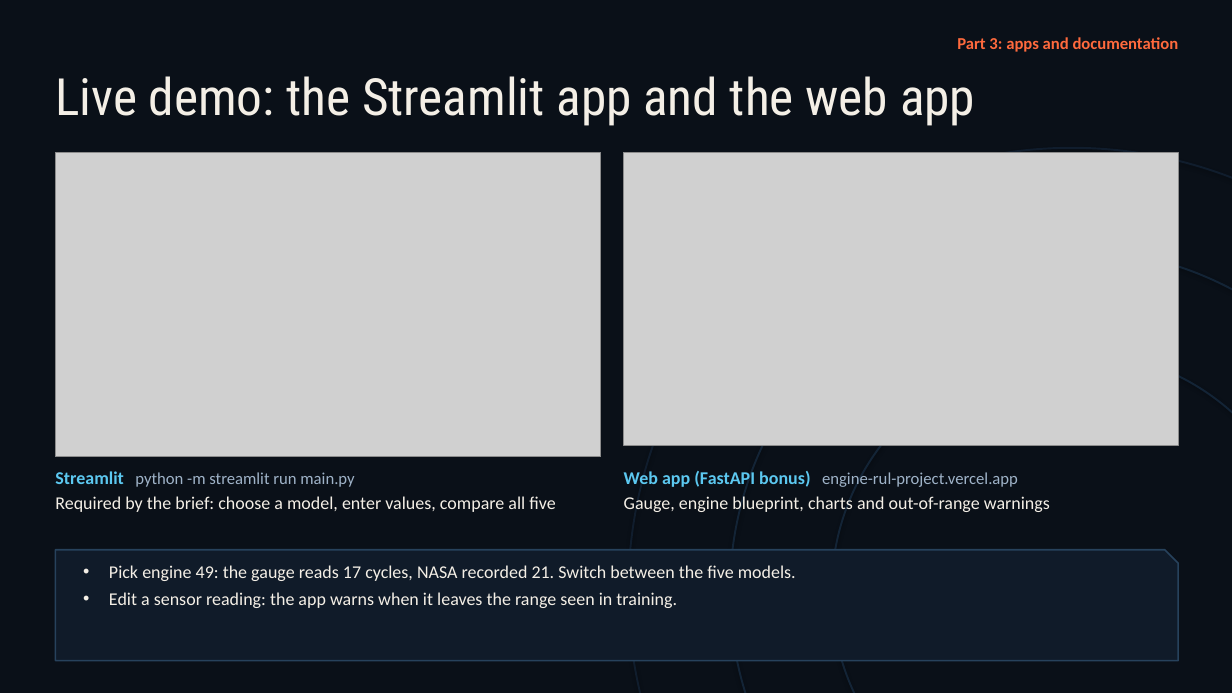
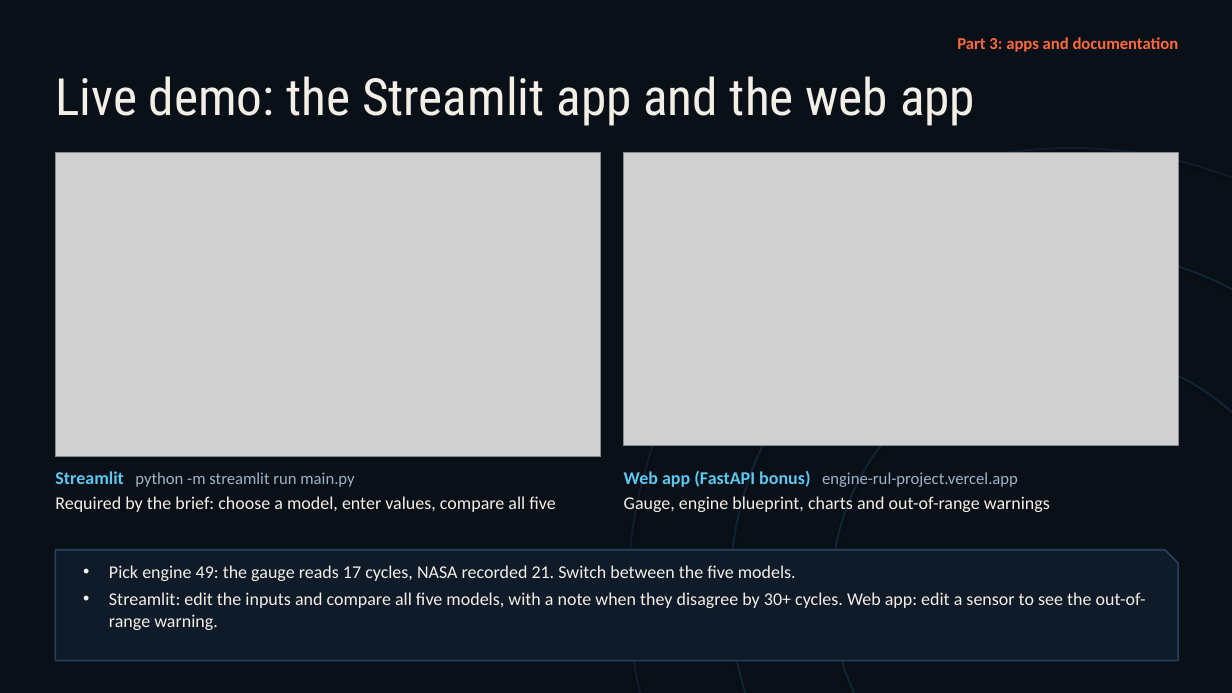
Before and after one commit to Shog7777/engine-rul-project, a slide deck: slide 9 of Presentation/Engine-RUL-Presentation.pptx. Drawn at 1232x693 pixels with LibreOffice and Linux fonts; fonts in the diff are those of the drawing; grey boxes stand for pictures. Boxes give left, top, right and bottom in pixels: in the first picture for what was removed or moved away, otherwise in the second. Text is boxed around its words. In the diff, an @@ line names an element or a change of style, - is before the commit and + after.

Commit message:
Presentation: explain the test-target cap difference and clarify Streamlit vs web app demo

```diff
--- a/Presentation/Engine-RUL-Presentation.pptx
+++ b/Presentation/Engine-RUL-Presentation.pptx
@@ text at (109,592,1146,630): text changed @@
-• Edit a sensor reading: the app warns when it leaves the range seen in training.
+• Streamlit: edit the inputs and compare all five models, with a note when they disagree by 30+ cycles. Web app: edit a sensor to see the out-of-range warning.
```
Also in this commit, not shown: 1 other slide changed.
